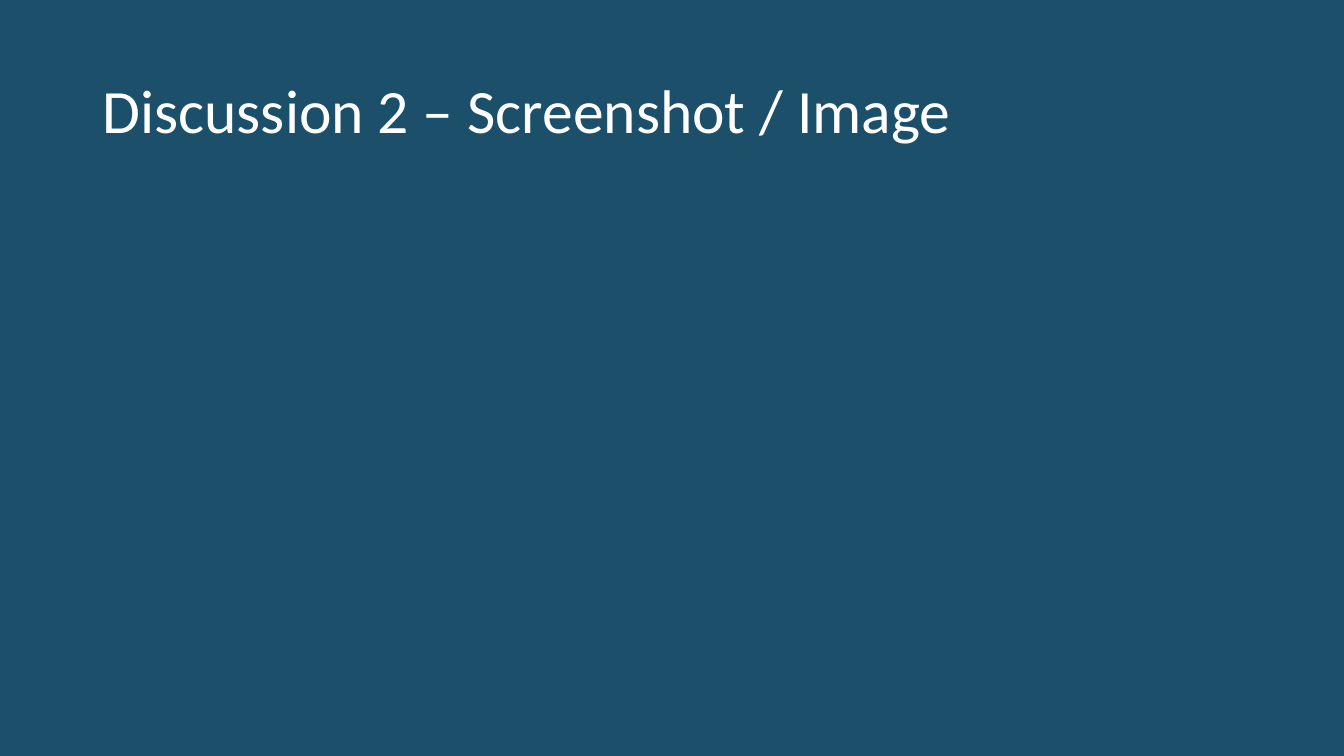
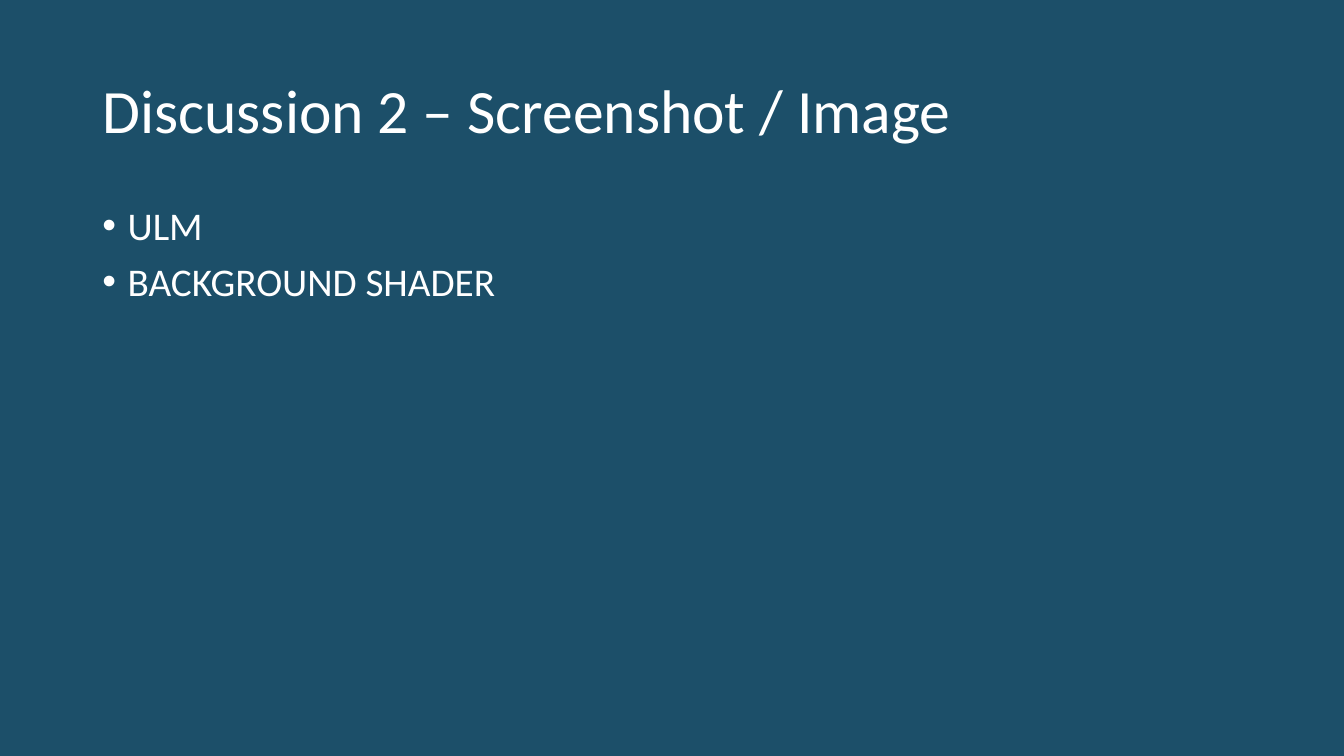
Before and after one commit to jaketerry28/CS315-Game-Programming, a slide deck: slide 10 of Project 1/Process Document.pptx. Drawn at 1344x756 pixels with LibreOffice and Linux fonts; fonts in the diff are those of the drawing. Boxes give left, top, right and bottom in pixels: in the first picture for what was removed or moved away, otherwise in the second. Text is boxed around its words. In the diff, an @@ line names an element or a change of style, - is before the commit and + after.

```diff
--- a/Project 1/Process Document.pptx
+++ b/Project 1/Process Document.pptx
@@ text added at bbox=[128, 215, 496, 297], 28 pt, text #FFFFFF @@
+• ULM
+• BACKGROUND SHADER
```
